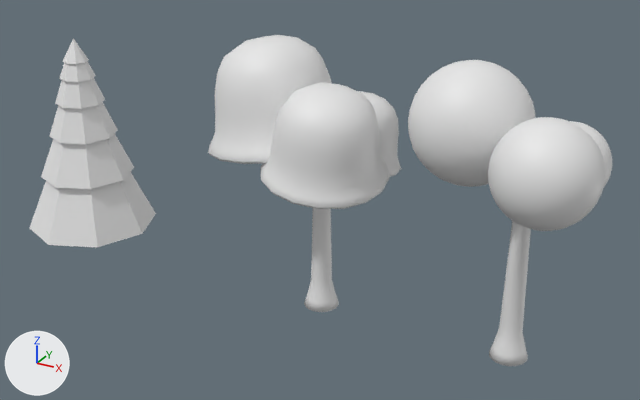
An edit to the Blender file external-resources/blender/trees.blend, drawn before and after from the same camera.
Camera for both pictures: a 50 mm camera at (21.2, -38.7, 25.7) aimed at (-0.2, 0.2, 6.3). The axes (+X, +Y, +Z) are drawn at lower left. The lights are the same throughout. The same objects are shown in both versions, whatever each file hides.

Before the edit, the objects in view are built like this:
```python
me_cylinder = bpy.data.meshes.new('Cylinder')
me_cylinder.from_pydata(...)  # 112 vertices, 106 faces; spans x -4.0..4.0, y -4.0..4.0, z 0.0..13.37
me_cylinder_005 = bpy.data.meshes.new('Cylinder.005')
me_cylinder_005.from_pydata(...)  # 1603 vertices, 1678 faces; spans x -5.9..3.9, y -4.7..3.8, z 0.0..15.1
me_cylinder_005.polygons.foreach_set('use_smooth', [True] * 1678)
me_cylinder_006 = bpy.data.meshes.new('Cylinder.006')
me_cylinder_006.from_pydata(...)  # 643 vertices, 622 faces; spans x -6.4..4.5, y -5.3..4.0, z 0.0..15.0
me_cylinder_006.polygons.foreach_set('use_smooth', [True] * 622)
ob_cylinder = bpy.data.objects.new('Cylinder', me_cylinder)
ob_cylinder.location = (-16.82, 0.0, 0.0)
ob_cylinder_001 = bpy.data.objects.new('Cylinder.001', me_cylinder_005)
ob_cylinder_001.location = (10.99, 0.0, 0.0)
ob_cylinder_002 = bpy.data.objects.new('Cylinder.002', me_cylinder_006)
ob_cylinder_002.location = (0.0, 0.0, 0.0)
```
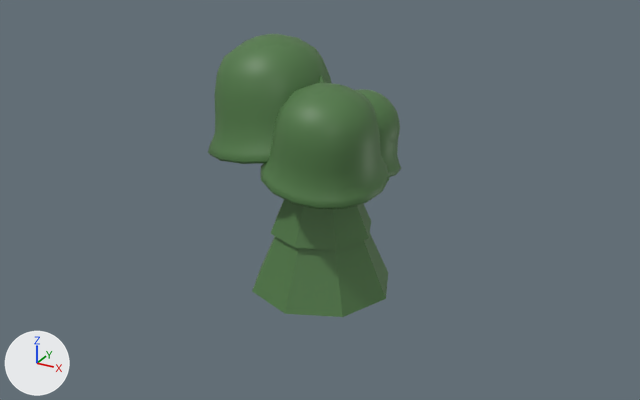
The change, as a list of edits to the scene's bpy script:
```text
Add mat_greenleaf:
    mat_greenleaf = principled_material('GreenLeaf')
    mat_greenleaf.base_color = (0.0817, 0.196, 0.0626)  # dark green #517a47
Add mat_doorwood:
    mat_doorwood = principled_material('DoorWood')
    mat_doorwood.base_color = (0.281, 0.069, 0.0)  # brown #904a00
Change me_cylinder:
    where me_cylinder.from_pydata(...)  # 112 vertices, 106 faces; spans x -4.0..4.0, y -4.0..4.0, z 0.0..13.37
    used by ob_cylinder; location = (-16.82, 0.0, 0.0)
    me_cylinder part 1: all 96 faces centred in x -2.73..2.73, y -2.73..2.73, z 1.7..12.68 switch from no material to mat_greenleaf (dark green #517a47)
    add me_cylinder.materials.append(mat_doorwood)  # brown #904a00
Change me_cylinder_005:
    where me_cylinder_005.from_pydata(...)  # 1603 vertices, 1678 faces; spans x -5.9..3.9, y -4.7..3.8, z 0.0..15.1
    used by ob_cylinder_001; location = (10.99, 0.0, 0.0)
    me_cylinder_005 part 2: 73 of the faces centred in x -0.9..0.9, y -0.9..0.9, z 0.0..1.8 switch from no material to mat_doorwood (brown #904a00)
    me_cylinder_005 part 3: 18 of the faces centred in x -0.5..0.5, y -0.5..0.5, z 4.8 switch from no material to mat_doorwood (brown #904a00)
    me_cylinder_005 part 4: 1536 of the faces centred in x -5.8..3.9, y -4.6..3.7, z 8.3..15.1 switch from no material to mat_greenleaf (dark green #517a47)
Change me_cylinder_006:
    where me_cylinder_006.from_pydata(...)  # 643 vertices, 622 faces; spans x -6.4..4.5, y -5.3..4.0, z 0.0..15.0
    used by ob_cylinder_002; location = (0.0, 0.0, 0.0)
    me_cylinder_006 part 5: 73 of the faces centred in x -0.9..0.9, y -0.9..0.9, z 0.0..1.8 switch from no material to mat_doorwood (brown #904a00)
    me_cylinder_006 part 6: 18 of the faces centred in x -0.5..0.5, y -0.5..0.5, z 4.8 switch from no material to mat_doorwood (brown #904a00)
    me_cylinder_006 part 7: 480 of the faces centred in x -6.2..4.4, y -5.1..3.9, z 8.0..14.9 switch from no material to mat_greenleaf (dark green #517a47)
Change ob_cylinder:
    ob_cylinder.location: (-16.82, 0.0, 0.0) -> (0.0, 0.0, 0.0)
Change ob_cylinder_001:
    ob_cylinder_001.location: (10.99, 0.0, 0.0) -> (0.0, 0.0, 0.0)
```

Changed parts and their boxes [x1, y1, x2, y2] in the pictures (640 x 400 px):
'Cylinder.001', recoloured, moved: before [408, 60, 612, 366]; after [241, 34, 400, 143]
'Cylinder', recoloured, moved: before [30, 38, 156, 247]; after [252, 76, 388, 317]
part 2 of me_cylinder_005, recoloured: before [489, 322, 528, 366]
part 3 of me_cylinder_005, recoloured: before [500, 221, 531, 328]
part 4 of me_cylinder_005, recoloured: before [408, 60, 612, 231]; after [241, 34, 400, 143]
part 5 of me_cylinder_006, recoloured: before [304, 273, 339, 312]
part 6 of me_cylinder_006, recoloured: before [311, 208, 332, 277]
part 7 of me_cylinder_006, recoloured (white to green): [208, 37, 402, 209] in both
